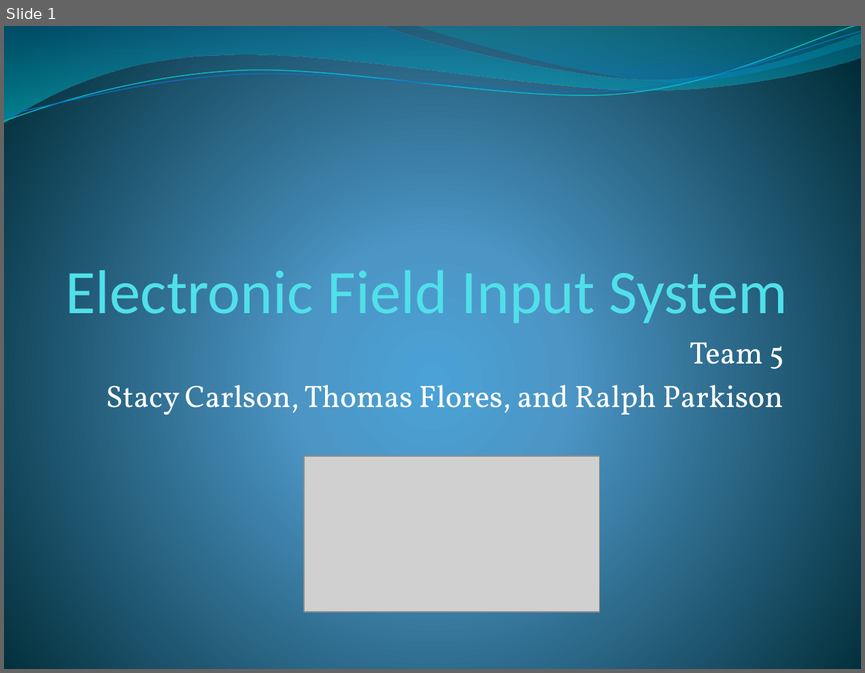
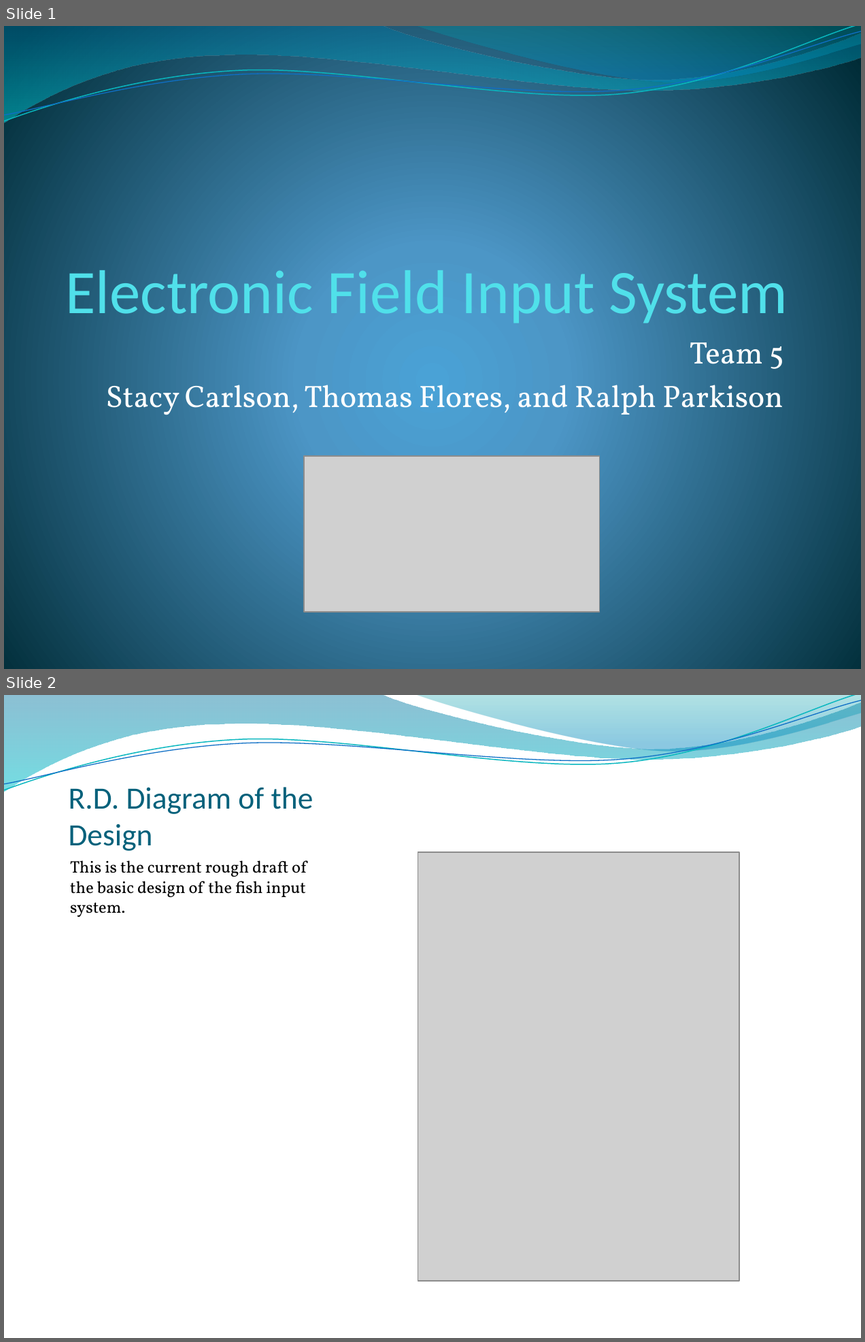
Before and after one commit to ameindygogirl/FishSeniorProject, a slide deck: Briefing2.pptx. Shown one above the other, each under a label of ours: slide 1 before the commit, slides 1 and 2 after it. The pictures are 865x673 and 865x1342 pixels, drawn with LibreOffice and Linux fonts; fonts in the diff are those of the drawing; grey boxes stand for pictures; background and template pictures are left out. Boxes give left, top, right and bottom in pixels: in the first picture for what was removed or moved away, otherwise in the second. Text is boxed around its words. In the diff, an @@ line names an element or a change of style, - is before the commit and + after.

```diff
--- a/Briefing2.pptx
+++ b/Briefing2.pptx
@@ slide 2 added at (4, 695, 861, 1338), background picture (left out); not listed: 4 template elements that a slide beside it also shows @@
@@ title added at (68, 787, 313, 851), 26 pt, text #04617B @@
+R.D. Diagram of the Design
@@ picture added at (418, 852, 739, 1280) @@
@@ text added at (70, 860, 306, 917), 14 pt, text #000000 @@
+This is the current rough draft of the basic design of the fish input system.
```
Also in this commit, not shown: 2 other slides added, 1 other file.
